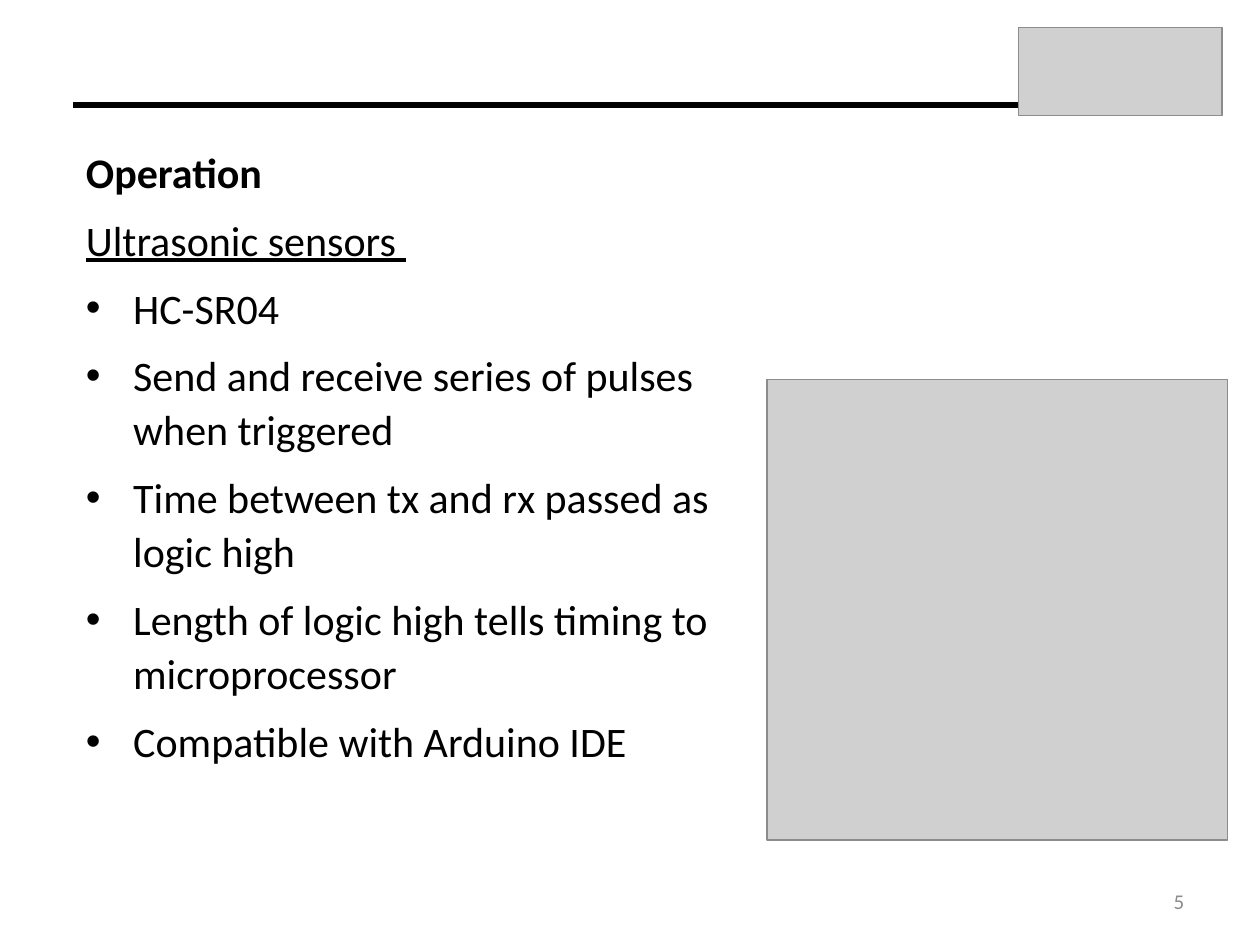
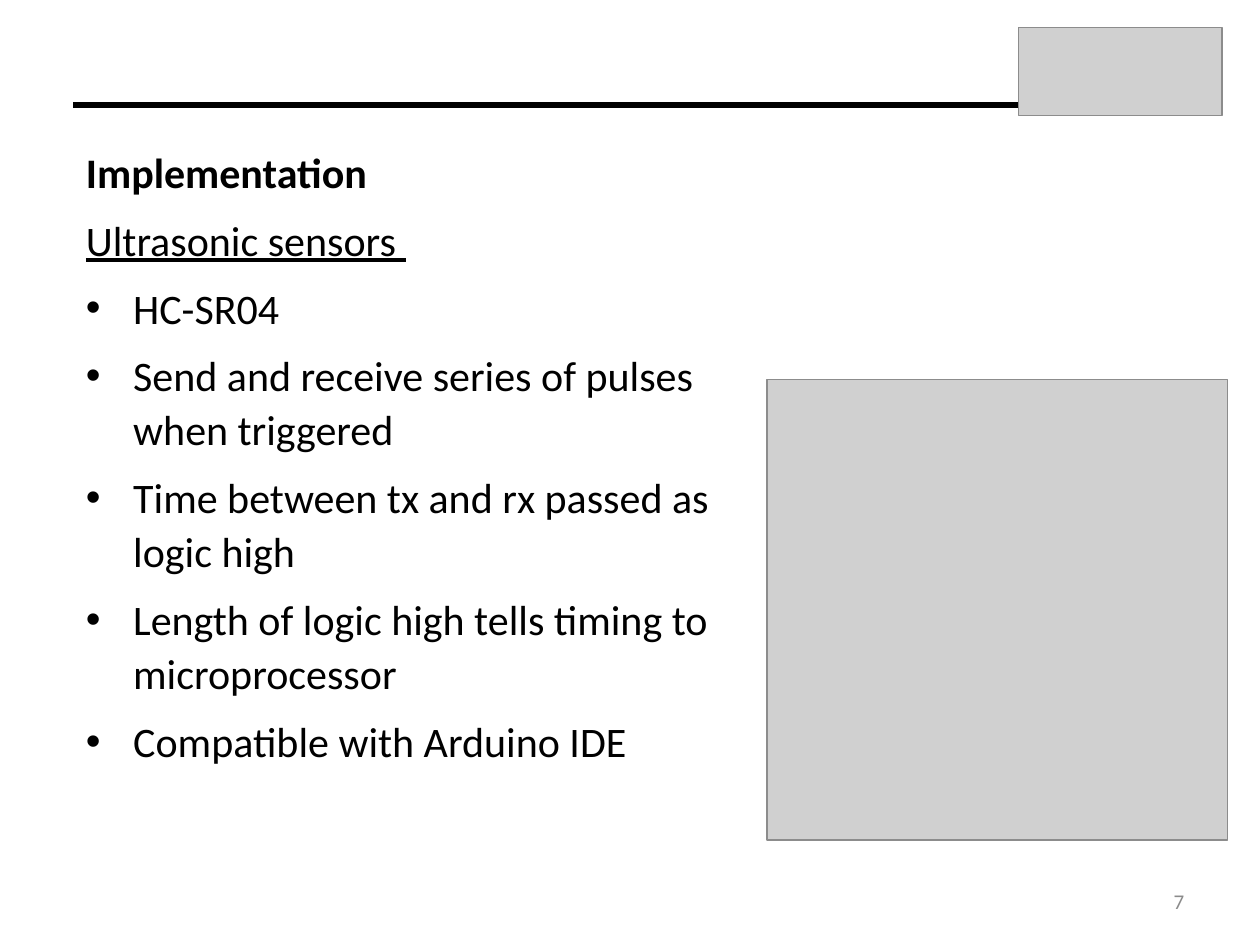
Before and after one commit to dfrister/Practicum2014, a slide deck: slide 7 of Presentation/T04_Presentation.pptx (slide 5 before the commit). Drawn at 1260x945 pixels with LibreOffice and Linux fonts; fonts in the diff are those of the drawing; grey boxes stand for pictures. Boxes give left, top, right and bottom in pixels: in the first picture for what was removed or moved away, otherwise in the second. Text is boxed around its words. In the diff, an @@ line names an element or a change of style, - is before the commit and + after.

```diff
--- a/Presentation/T04_Presentation.pptx
+++ b/Presentation/T04_Presentation.pptx
@@ text at [86,158,367,195]: text changed @@
-Operation
+Implementation
@@ page number at [1174,895,1185,909]: text changed @@
-5
+7
```
Also in this commit, not shown: 1 other slide changed, 4 slides added, 2 slides removed.
